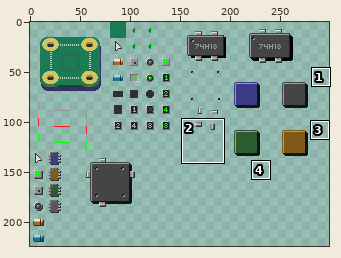
Sprite sheet, stored at resources/images/circuit.png. Above: a wide view before the commit, with the close-up outlined.
Close-up. The starting point:
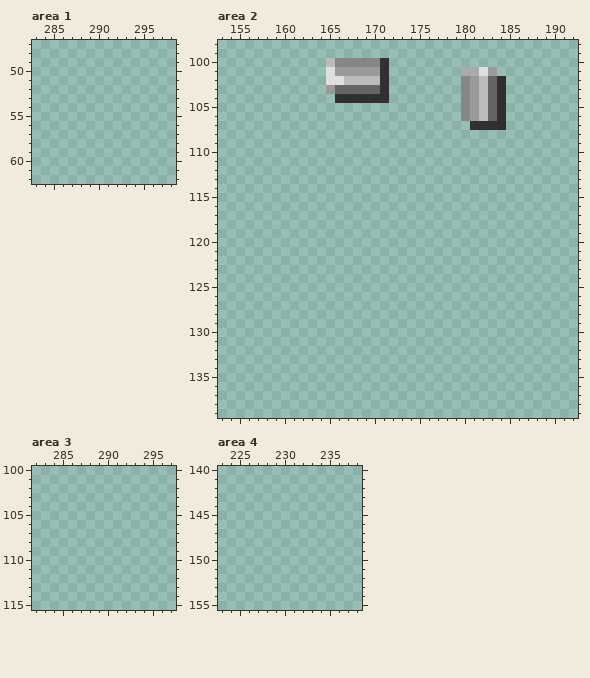
The file is 500x300 pixels. Colours within 5 levels of each other are drawn and written as one. Shown: area 1: x 283..298, y 47..62; area 2: x 153..192, y 98..139; area 3: x 282..297, y 100..115; area 4: x 223..238, y 140..155. The wide view leaves out empty margins. The commit also changed other parts of the picture, which this record leaves out.
Now the later version:
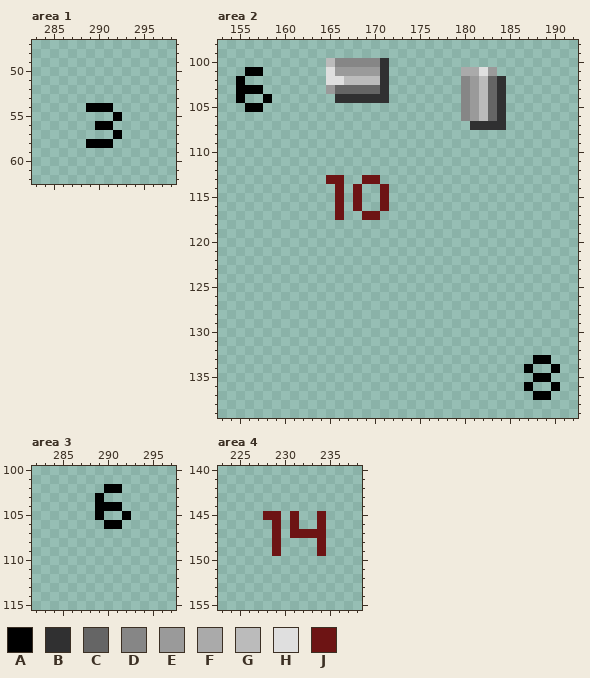
Palette (. is transparent): A #000000  B #303031  C #656565  D #868686  E #9a9a9a  F #aaaaaa  G #bbbbbb  H #dfdfdf  J #6d1414
The edit:
--- area 1
@@ x 287..294 @@
 53 ........
-54 ........
-55 ........
-56 ........
-57 ........
-58 ........
+54 ..AAA...
+55 .....A..
+56 ...AA...
+57 .....A..
+58 ..AAA...
 59 ........
--- area 2
@@ x 153..160 @@
 100 ........
-101 ........
-102 ........
-103 ........
-104 ........
-105 ........
+101 ...AA...
+102 ..A.....
+103 ..AAA...
+104 ..A..A..
+105 ...AA...
 106 ........
@@ x 163..173 @@
 112 ...........
-113 ...........
-114 ...........
-115 ...........
-116 ...........
-117 ...........
+113 ..JJ..JJ...
+114 ...J.J..J..
+115 ...J.J..J..
+116 ...J.J..J..
+117 ...J..JJ...
 118 ...........
@@ x 185..192 @@
 132 ........
-133 ........
-134 ........
-135 ........
-136 ........
-137 ........
+133 ...AA...
+134 ..A..A..
+135 ...AA...
+136 ..A..A..
+137 ...AA...
 138 ........
--- area 3
@@ x 287..294 @@
 101 ........
-102 ........
-103 ........
-104 ........
-105 ........
-106 ........
+102 ...AA...
+103 ..A.....
+104 ..AAA...
+105 ..A..A..
+106 ...AA...
 107 ........
--- area 4
@@ x 226..236 @@
 144 ...........
-145 ...........
-146 ...........
-147 ...........
-148 ...........
-149 ...........
+145 ..JJ.J..J..
+146 ...J.J..J..
+147 ...J.JJJJ..
+148 ...J....J..
+149 ...J....J..
 150 ...........
